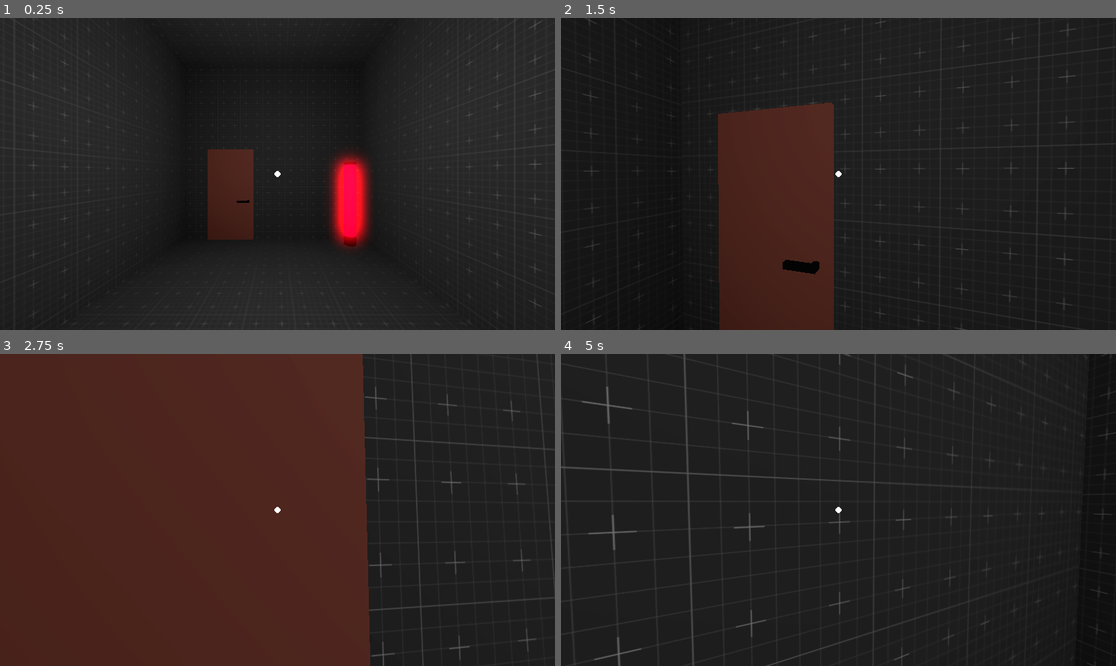
Above: before the commit, frames 1-4 (two rows, left to right).
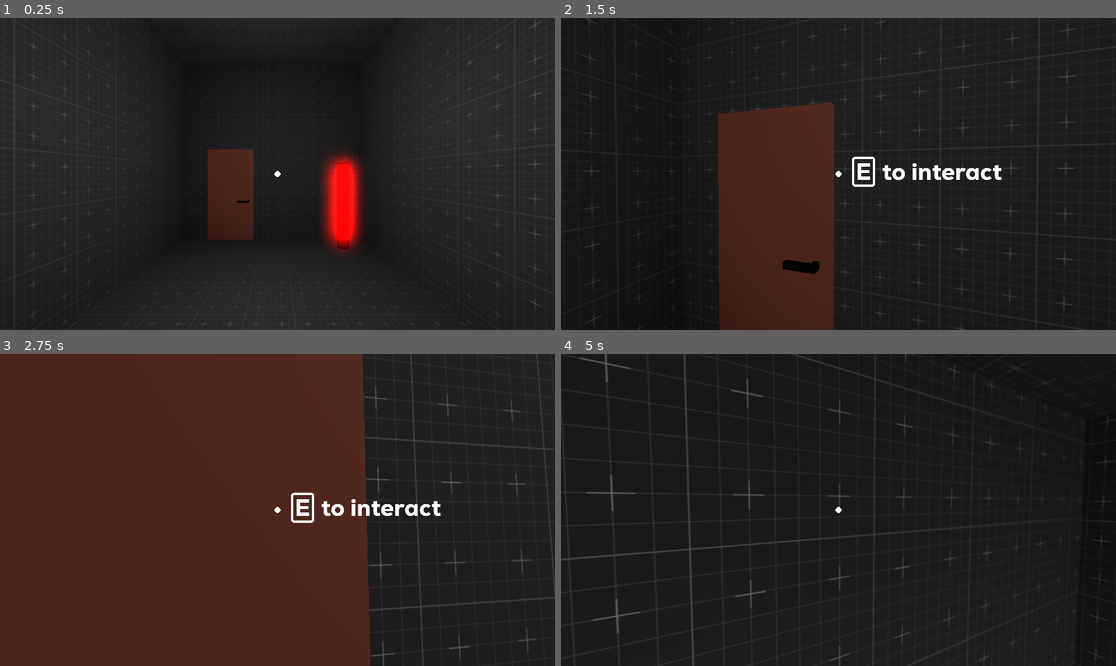
Above: after the commit, the same moments.

Repository: Spectralo/ArcadeGameJam
Game: Godot game, scene res://scenes/firstlevel.tscn
Two runs of this game, one before a commit and one after it. Both use one fixed random seed, a clock stepped at 60 frames per second and the inputs below. The project has no main scene, so this scene is started directly.
Inputs (mouse positions are in pixels of both pictures, inside the frame that each line leads up to):
- Up to frame 1 (0.25 s): no input
- Up to frame 2 (1.5 s): tap Enter (ui_accept) at 0.5, 0.77 s; move the mouse to (866, 174) at 0.52 s; hold W (up) from 0.53 s (still down); tap E (use) at 0.6, 1.35 s; move the mouse to (810, 174) at 1.27 s
- Up to frame 3 (2.75 s): keep holding W (up); tap Enter (ui_accept) at 1.52 s; move the mouse to (288, 503) at 2.02 s; tap E (use) at 2.1 s
- Up to frame 4 (5 s): move the mouse to (832, 516) at 2.77 s; tap E (use) at 2.85, 3.6, 4.35 s; tap Enter (ui_accept) at 3.02, 3.77, 4.52 s; move the mouse to (877, 513) at 3.52 s; tap Escape (pause) at 4.15 s; move the mouse to (672, 463) at 4.27 s; release W (up) at 4.28 s; hold A (left) from 4.28 s (still down)

The runs differ from the first frame. In frame 1, 2.4% of the frame differs, in the area x 57-67%, y 43-76%; in frame 2, 0.8%; in frame 3, 0.8%; in frame 4, 2.1%.
Error before the commit: Invalid access to property or key 'x' on a base object of type 'Nil'. (res://character.gd:61)

Commit message:
Worked on interaction system

Diff:
--- /dev/null
+++ b/arcadegamejam/assets/outline.tres
@@ -0,0 +1,7 @@
+[gd_resource type="ShaderMaterial" load_steps=2 format=3 uid="uid://d3nwewwlpp607"]
+
+[ext_resource type="Shader" path="res://assets/transparent.gdshader" id="1_45dhn"]
+
+[resource]
+render_priority = 0
+shader = ExtResource("1_45dhn")
--- a/arcadegamejam/character.gd
+++ b/arcadegamejam/character.gd
@@ -57,7 +57,7 @@
 		else:
 			velocity.x = 0.0
 			velocity.z = 0.0
-	else:
+	elif not paused:
 		velocity.x = lerp(velocity.x , direction.x*SPEED, delta * 3.0)
 		velocity.y = lerp(velocity.y , direction.y*SPEED, delta * 3.0)
 
@@ -81,6 +81,10 @@
 	if raycast.get_collider():
 		var element = raycast.get_collider()
 		if "TARGETABLE" in element:
+			$Head/Camera3D/CanvasLayer.showE()
 			if Input.is_action_just_pressed('use'):
 				print("Used")
-				element.activate()
+		else:
+			$Head/Camera3D/CanvasLayer.hideE()
+	else:
+		$Head/Camera3D/CanvasLayer.hideE()
--- a/arcadegamejam/scenes/door.gd
+++ b/arcadegamejam/scenes/door.gd
@@ -1,6 +1,7 @@
 extends StaticBody3D
 
 const TARGETABLE = true
+
 
 
 # Called when the node enters the scene tree for the first time.
@@ -11,6 +12,3 @@
 # Called every frame. 'delta' is the elapsed time since the previous frame.
 func _process(delta):
 	pass
-
-func activate():
-	print("door opened")
--- a/arcadegamejam/scenes/door.tscn
+++ b/arcadegamejam/scenes/door.tscn
@@ -1,7 +1,8 @@
-[gd_scene load_steps=4 format=3 uid="uid://bmisxlt44w7dq"]
+[gd_scene load_steps=5 format=3 uid="uid://bmisxlt44w7dq"]
 
 [ext_resource type="Script" path="res://scenes/door.gd" id="1_i1tgq"]
 [ext_resource type="PackedScene" uid="uid://b78ar8x10bci" path="res://assets/models/furnitures/door.glb" id="1_ii0dm"]
+[ext_resource type="Material" uid="uid://d3nwewwlpp607" path="res://assets/outline.tres" id="3_06ekr"]
 
 [sub_resource type="BoxShape3D" id="BoxShape3D_7g3a3"]
 size = Vector3(1.00105, 2.00732, 0.0749512)
@@ -11,6 +12,11 @@
 
 [node name="door" parent="." instance=ExtResource("1_ii0dm")]
 
+[node name="Cube_035" parent="door" index="0"]
+material_overlay = ExtResource("3_06ekr")
+
 [node name="CollisionShape3D" type="CollisionShape3D" parent="."]
 transform = Transform3D(1, 0, 0, 0, 1, 0, 0, 0, 1, -0.333961, 0.156494, -0.0806885)
 shape = SubResource("BoxShape3D_7g3a3")
+
+[editable path="door"]
--- a/arcadegamejam/scenes/firstlevel.tscn
+++ b/arcadegamejam/scenes/firstlevel.tscn
@@ -1,7 +1,7 @@
-[gd_scene load_steps=12 format=3 uid="uid://s4gwp25m63wu"]
+[gd_scene load_steps=10 format=3 uid="uid://s4gwp25m63wu"]
 
 [ext_resource type="Material" uid="uid://dfstdx2sogm1q" path="res://assets/protod.tres" id="1_pgf5h"]
-[ext_resource type="PackedScene" uid="uid://dxgxyv1a6v4o5" path="res://assets/models/furnitures/lamp.glb" id="2_sh8ko"]
+[ext_resource type="PackedScene" uid="uid://jv255sgg36dl" path="res://scenes/lamp.tscn" id="2_cuvc2"]
 [ext_resource type="PackedScene" uid="uid://bmisxlt44w7dq" path="res://scenes/door.tscn" id="4_6w5n1"]
 [ext_resource type="PackedScene" uid="uid://d1kbmyef6ntnf" path="res://scenes/character.tscn" id="5_j6xnt"]
 
@@ -22,15 +22,6 @@
 sdfgi_enabled = true
 sdfgi_read_sky_light = false
 glow_enabled = true
-
-[sub_resource type="StandardMaterial3D" id="StandardMaterial3D_yehbh"]
-albedo_color = Color(0.964266, 0, 0.413816, 1)
-emission_enabled = true
-emission = Color(1, 0, 0, 1)
-emission_energy_multiplier = 16.0
-
-[sub_resource type="BoxShape3D" id="BoxShape3D_cstln"]
-size = Vector3(0.476074, 2.27631, 0.274902)
 
 [node name="Firstlevel" type="Node3D"]
 
@@ -103,23 +94,11 @@
 [node name="OmniLight3D" type="OmniLight3D" parent="."]
 transform = Transform3D(1, 0, 0, 0, 1, 0, 0, 0, 1, 0, 2.05652, 0)
 
+[node name="lamp" parent="OmniLight3D" instance=ExtResource("2_cuvc2")]
+transform = Transform3D(1, 0, 0, 0, 1, 0, 0, 0, 1, -2.47862, -2.01855, -1.15886)
+
 [node name="CharacterBody3D" parent="." instance=ExtResource("5_j6xnt")]
 transform = Transform3D(1, 0, 0, 0, 1, 0, 0, 0, 1, 1.83577, 1.14709, 0)
 
-[node name="lamp" parent="." instance=ExtResource("2_sh8ko")]
-transform = Transform3D(1, 0, 0, 0, 1, 0, 0, 0, 1, -2.81489, 0.05, 0.439813)
-
-[node name="BézierCurve_001" parent="lamp" index="0"]
-transform = Transform3D(1, 0, 0, 0, 1, 0, 0, 0, 1, 0.170668, 0, -1.79523)
-surface_material_override/1 = SubResource("StandardMaterial3D_yehbh")
-
-[node name="StaticBody3D" type="StaticBody3D" parent="lamp"]
-
-[node name="CollisionShape3D" type="CollisionShape3D" parent="lamp/StaticBody3D"]
-transform = Transform3D(1, 0, 0, 0, 1, 0, 0, 0, 1, 0.461079, 0.638153, -1.97836)
-shape = SubResource("BoxShape3D_cstln")
-
 [node name="StaticBody3D" parent="." instance=ExtResource("4_6w5n1")]
 transform = Transform3D(-4.37114e-08, 0, 1, 0, 1, 0, -1, 0, -4.37114e-08, -2.59737, 0.890636, 0.624177)
-
-[editable path="lamp"]
--- /dev/null
+++ b/arcadegamejam/scenes/lamp.gd
@@ -0,0 +1,36 @@
+extends StaticBody3D
+
+const TARGETABLE = true
+var isOn = true
+
+@onready var shaderOff = load('res://shaders/lampoff.tres')
+@onready var shaderOn = load('res://shaders/lampon.tres')
+
+# Called when the node enters the scene tree for the first time.
+func _ready():
+	pass # Replace with function body.
+
+
+# Called every frame. 'delta' is the elapsed time since the previous frame.
+func _process(delta):
+	pass
+
+func activate():
+	if isOn:
+		isOn = false
+		$"lamp/BézierCurve_001".set_surface_override_material(1,shaderOff)
+		await get_tree().create_timer(0.05).timeout
+		$"lamp/BézierCurve_001".set_surface_override_material(1,shaderOn)
+		await get_tree().create_timer(0.05).timeout
+		$"lamp/BézierCurve_001".set_surface_override_material(1,shaderOff)
+		await get_tree().create_timer(0.05).timeout
+		$"lamp/BézierCurve_001".set_surface_override_material(1,shaderOn)
+		await get_tree().create_timer(0.05).timeout
+		$"lamp/BézierCurve_001".set_surface_override_material(1,shaderOff)
+	else:
+		$"lamp/BézierCurve_001".set_surface_override_material(1,shaderOn)
+		await get_tree().create_timer(randf_range(0.01,0.1)).timeout
+		$"lamp/BézierCurve_001".set_surface_override_material(1,shaderOff)
+		await get_tree().create_timer(randf_range(0.01,0.1)).timeout
+		$"lamp/BézierCurve_001".set_surface_override_material(1,shaderOn)
+		isOn = true
--- /dev/null
+++ b/arcadegamejam/scenes/lamp.tscn
@@ -0,0 +1,22 @@
+[gd_scene load_steps=5 format=3 uid="uid://jv255sgg36dl"]
+
+[ext_resource type="Script" path="res://scenes/lamp.gd" id="1_lbnmb"]
+[ext_resource type="PackedScene" uid="uid://dxgxyv1a6v4o5" path="res://assets/models/furnitures/lamp.glb" id="1_ubdl8"]
+[ext_resource type="Material" uid="uid://350isnguso7p" path="res://shaders/lampon.tres" id="3_2mawp"]
+
+[sub_resource type="BoxShape3D" id="BoxShape3D_ww8e4"]
+size = Vector3(0.230804, 1.72925, 0.268311)
+
+[node name="lamp" type="StaticBody3D"]
+script = ExtResource("1_lbnmb")
+
+[node name="lamp" parent="." instance=ExtResource("1_ubdl8")]
+
+[node name="BézierCurve_001" parent="lamp" index="0"]
+surface_material_override/1 = ExtResource("3_2mawp")
+
+[node name="CollisionShape3D" type="CollisionShape3D" parent="."]
+transform = Transform3D(1, 0, 0, 0, 1, 0, 0, 0, 1, 0.311004, 0.832886, -0.205693)
+shape = SubResource("BoxShape3D_ww8e4")
+
+[editable path="lamp"]
--- a/arcadegamejam/scenes/mesh_instance_2d.gd
+++ /dev/null
@@ -1,10 +0,0 @@
-extends MeshInstance2D
-
-
-# Called when the node enters the scene tree for the first time.
-func _ready():
-	position.x = get_viewport_rect().size.x / 2
-	position.y = get_viewport_rect().size.y / 2
-# Called every frame. 'delta' is the elapsed time since the previous frame.
-func _process(delta):
-	pass
--- a/arcadegamejam/scenes/pointer.tscn
+++ b/arcadegamejam/scenes/pointer.tscn
@@ -1,14 +1,76 @@
-[gd_scene load_steps=3 format=3 uid="uid://bvabhb1y7mfww"]
+[gd_scene load_steps=8 format=3 uid="uid://bvabhb1y7mfww"]
 
-[ext_resource type="Script" path="res://scenes/mesh_instance_2d.gd" id="1_gbf42"]
+[ext_resource type="Script" path="res://scripts/pointer.gd" id="1_6gldi"]
+[ext_resource type="FontFile" uid="uid://hbkjq4ihhqie" path="res://assets/fonts/Nexa-Heavy.ttf" id="2_0x3wd"]
 
 [sub_resource type="SphereMesh" id="SphereMesh_ceioc"]
 radius = 10.0
 height = 20.0
 
+[sub_resource type="GDScript" id="GDScript_hpgk1"]
+script/source = "extends MeshInstance2D
+
+
+# Called when the node enters the scene tree for the first time.
+
+
+
+# Called every frame. 'delta' is the elapsed time since the previous frame.
+func _process(delta):
+	pass
+"
+
+[sub_resource type="GDScript" id="GDScript_dntgl"]
+script/source = "extends Label
+
+
+# Called when the node enters the scene tree for the first time.
+func _ready():
+	self.hide()
+	position.x = get_viewport_rect().size.x / 2 + 40
+	position.y = get_viewport_rect().size.y / 2 - 60
+
+# Called every frame. 'delta' is the elapsed time since the previous frame.
+func _process(delta):
+	pass
+"
+
+[sub_resource type="Theme" id="Theme_qf28u"]
+
+[sub_resource type="StyleBoxFlat" id="StyleBoxFlat_q7pxk"]
+bg_color = Color(0.6, 0.6, 0.6, 0)
+border_width_left = 8
+border_width_top = 8
+border_width_right = 8
+border_width_bottom = 8
+border_color = Color(1, 1, 1, 1)
+corner_radius_top_left = 10
+corner_radius_top_right = 10
+corner_radius_bottom_right = 10
+corner_radius_bottom_left = 10
+
 [node name="CanvasLayer" type="CanvasLayer"]
+script = ExtResource("1_6gldi")
 
 [node name="MeshInstance2D" type="MeshInstance2D" parent="."]
 position = Vector2(960, 540)
 mesh = SubResource("SphereMesh_ceioc")
-script = ExtResource("1_gbf42")
+script = SubResource("GDScript_hpgk1")
+
+[node name="Label" type="Label" parent="."]
+offset_left = 1072.0
+offset_top = 488.0
+offset_right = 1577.0
+offset_bottom = 696.0
+theme_override_fonts/font = ExtResource("2_0x3wd")
+theme_override_font_sizes/font_size = 80
+text = "E  to interact"
+script = SubResource("GDScript_dntgl")
+
+[node name="Panel" type="Panel" parent="Label"]
+layout_mode = 0
+offset_left = -13.0
+offset_right = 67.0
+offset_bottom = 104.0
+theme = SubResource("Theme_qf28u")
+theme_override_styles/panel = SubResource("StyleBoxFlat_q7pxk")
--- /dev/null
+++ b/arcadegamejam/scripts/pointer.gd
@@ -0,0 +1,20 @@
+extends CanvasLayer
+
+
+# Called when the node enters the scene tree for the first time.
+func _ready():
+	$MeshInstance2D.position.x = $MeshInstance2D.get_viewport_rect().size.x / 2
+	$MeshInstance2D.position.y = $MeshInstance2D.get_viewport_rect().size.y / 2
+
+	$Label.position.x = $Label.get_viewport_rect().size.x /2 + 60
+	$Label.position.y = $Label.get_viewport_rect().size.y /2 - 60
+
+# Called every frame. 'delta' is the elapsed time since the previous frame.
+func _process(delta):
+	pass
+
+func hideE():
+	$Label.hide()
+
+func showE():
+	$Label.show()
--- /dev/null
+++ b/arcadegamejam/shaders/lampoff.tres
@@ -0,0 +1,5 @@
+[gd_resource type="StandardMaterial3D" format=3 uid="uid://d33neam3pg7er"]
+
+[resource]
+albedo_color = Color(0, 0, 0, 1)
+emission_energy_multiplier = 0.0
--- /dev/null
+++ b/arcadegamejam/shaders/lampon.tres
@@ -0,0 +1,7 @@
+[gd_resource type="StandardMaterial3D" format=3 uid="uid://350isnguso7p"]
+
+[resource]
+albedo_color = Color(1, 0, 0, 1)
+emission_enabled = true
+emission = Color(1, 0, 0, 1)
+emission_energy_multiplier = 16.0
Binary file added: arcadegamejam/assets/fonts/Nexa-ExtraLight.ttf
Not shown, added: arcadegamejam/assets/fonts/Nexa-ExtraLight.ttf.import
Binary file added: arcadegamejam/assets/fonts/Nexa-Heavy.ttf
Not shown, added: arcadegamejam/assets/fonts/Nexa-Heavy.ttf.import
